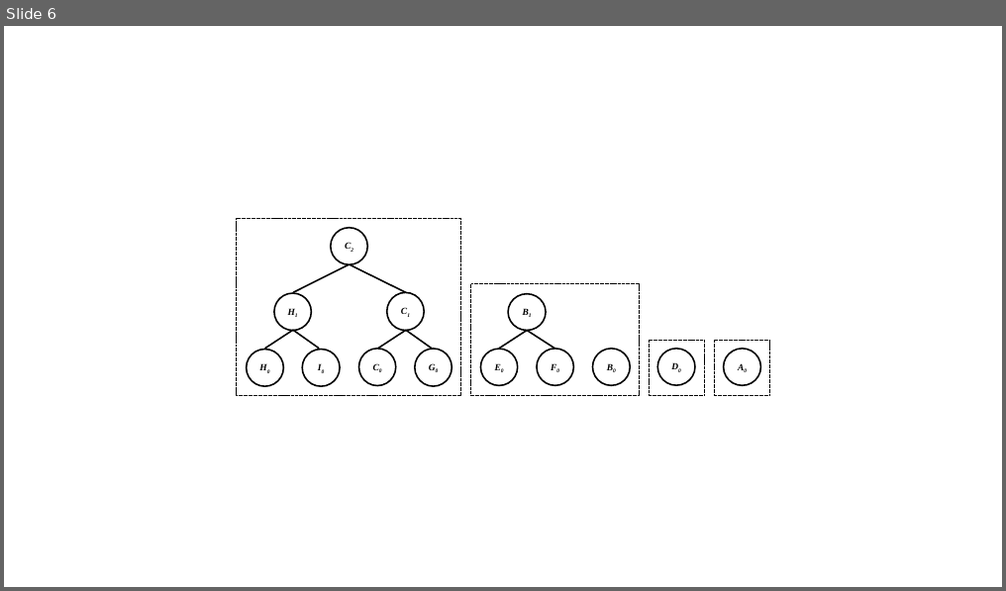
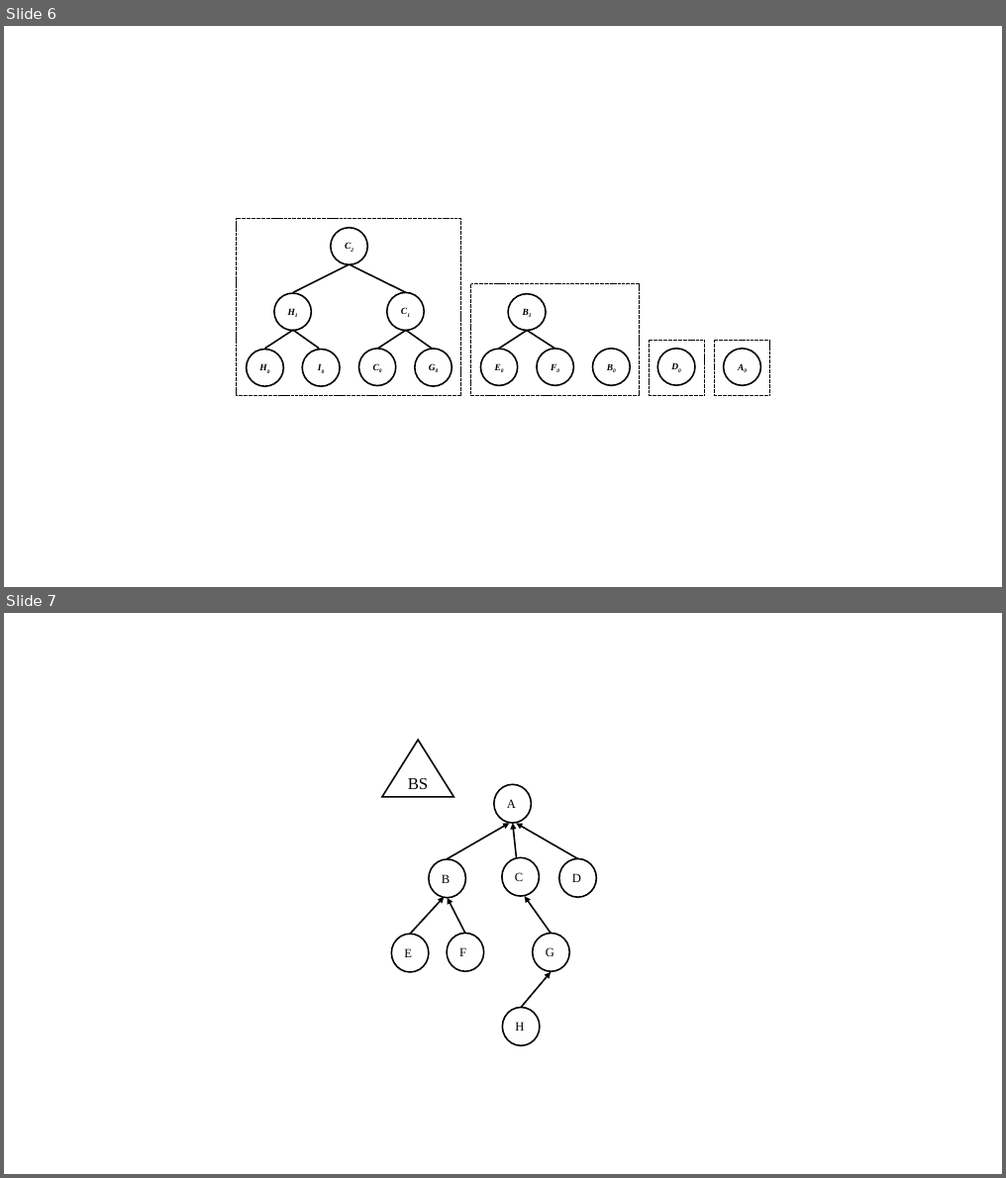
Before and after one commit to kavitshah8/thesis-, a slide deck: images/pics.pptx. Shown one above the other, each under a label of ours: slide 6 before the commit, slides 6 and 7 after it. The pictures are 1006x591 and 1006x1178 pixels, drawn with LibreOffice and Linux fonts; fonts in the diff are those of the drawing. Boxes give left, top, right and bottom in pixels: in the first picture for what was removed or moved away, otherwise in the second. Text is boxed around its words. In the diff, an @@ line names an element or a change of style, - is before the commit and + after.

```diff
--- a/images/pics.pptx
+++ b/images/pics.pptx
@@ slide 7 added at (4, 613, 1002, 1174), background #FFFFFF @@
@@ triangle added at (382, 740, 453, 796), outline #000000 1.5 pt, 16 pt, text #000000 @@
+BS
@@ ellipse added at (494, 784, 532, 823), fill #FFFFFF, outline #000000 1.5 pt, 12 pt, text #000000 @@
+A
@@ arrow added from (448, 860) to (509, 823), #000000 1.5 pt @@
@@ arrow added from (517, 858) to (513, 823), #000000 1.5 pt @@
@@ arrow added from (578, 860) to (516, 823), #000000 1.5 pt @@
@@ ellipse added at (429, 860, 466, 897), fill #FFFFFF, outline #000000 1.5 pt, 12 pt, text #000000 @@
+B
@@ ellipse added at (502, 858, 540, 896), fill #FFFFFF, outline #000000 1.5 pt, 12 pt, text #000000 @@
+C
@@ ellipse added at (559, 860, 597, 897), fill #FFFFFF, outline #000000 1.5 pt, 12 pt, text #000000 @@
+D
@@ arrow added from (410, 934) to (445, 897), #000000 1.5 pt @@
@@ arrow added from (465, 934) to (448, 898), #000000 1.5 pt @@
@@ arrow added from (550, 934) to (525, 897), #000000 1.5 pt @@
@@ ellipse added at (392, 934, 430, 972), fill #FFFFFF, outline #000000 1.5 pt, 12 pt, text #000000 @@
+E
@@ ellipse added at (447, 934, 484, 971), fill #FFFFFF, outline #000000 1.5 pt, 12 pt, text #000000 @@
+F
@@ ellipse added at (533, 934, 570, 971), fill #FFFFFF, outline #000000 1.5 pt, 12 pt, text #000000 @@
+G
@@ arrow added from (522, 1008) to (550, 972), #000000 1.5 pt @@
@@ ellipse added at (503, 1008, 540, 1046), fill #FFFFFF, outline #000000 1.5 pt, 12 pt, text #000000 @@
+H
```
Also in this commit, not shown: 1 slide changed, 6 other slides added, 15 other files.
